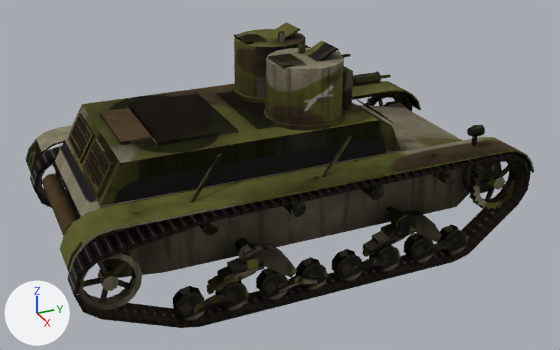
The Blender file models/7TP_dwuwiezowy_wz30/TP7_DW.blend, before and after one commit.
Before and after are seen from a 50 mm camera at (6.6, -2.92, 4.01) aimed at (0.14, -0.01, 0.78). The lights are fixed; the arrows at lower left show +X, +Y and +Z. The first picture is the older version.

Objects in the first picture: 'Chassis', 'Chenille_Droite_01', 'Chenille_Gauche_01', 'Roue_D1', 'Roue_D10', 'Roue_D3', 'Roue_D5', 'Roue_D6', 'Roue_D7', 'Roue_D9', 'Tourelle_01', 'Tourelle_02' and 6 more.
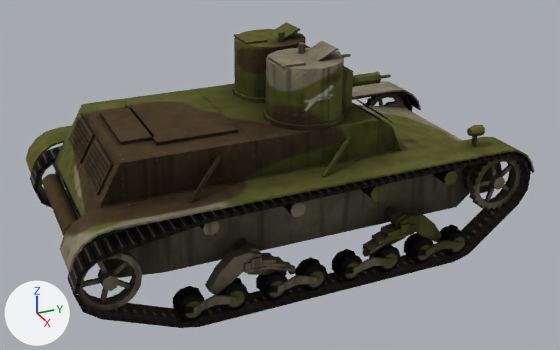
Location of each change, (x1, y1, x2, y2) in pixels of the pictures (560 x 350 px; the box of a moved part takes in the faces that stretch with it):
'Chassis', reshaped, surface changed
    both: (26, 81, 534, 314)
part 1 of me_chassis, moved or reshaped
    before: (217, 271, 257, 292)
    after: (247, 269, 287, 275)
part 2 of me_chassis, moved or reshaped
    before: (245, 258, 258, 270)
    after: (251, 257, 262, 269)
part 3 of me_chassis, moved or reshaped
    before: (207, 285, 214, 294)
    after: (288, 265, 295, 275)
part 4 of me_chassis, moved or reshaped
    before: (207, 243, 297, 291)
    after: (205, 247, 295, 295)
part 5 of me_chassis, surface changed
    both: (26, 81, 518, 314)
part 6 of me_tourelle_02, surface changed
    both: (263, 41, 353, 129)

The change, as a list of edits to the scene's bpy script:
```text
Change me_chassis:
    where me_chassis.from_pydata(...)  # 1192 vertices, 826 faces; spans x -1.2..1.2, y -2.29..2.29, z 0.14..1.51
    used by ob_chassis; location = (0.0, 0.0, 0.0)
    me_chassis part 1: the loose piece of 8 vertices spanning x 1.06..1.07, y -1.06..-0.66, z 0.23..0.42 is turned 148.7 degrees about the x axis through its middle, then moved by (0.0, 0.31, 0.0)
    me_chassis part 2: the loose piece of 8 vertices spanning x 0.99..1.14, y -0.77..-0.68, z 0.43..0.51 is moved by (0.0, 0.04, 0.0)
    me_chassis part 3: the loose piece of 8 vertices spanning x 1.04..1.09, y -1.12..-1.08, z 0.23..0.3 is moved by (0.0, 0.79, 0.0)
    me_chassis part 4: 54 of 1192 vertices moved; they spanned x 1.0..1.14, y -1.1..-0.28, z 0.22..0.58 and now span x 1.0..1.14, y -1.13..-0.31, z 0.22..0.58; mean shift (0.0, 0.02, 0.0); largest move (1.01, -0.28, 0.28) -> (1.01, -1.13, 0.28)
    me_chassis part 5: texture (UV) coordinates of 792 of 826 faces, centred in x -1.2..1.2, y -2.28..2.28, z 0.16..1.51, changed; they spanned u 0.0..0.99, v 0.0..1.0 and now span u 0.0..1.0, v 0.0..1.0
Change me_tourelle_02:
    where me_tourelle_02.from_pydata(...)  # 116 vertices, 88 faces; spans x -0.385..0.385, y -0.385..0.395, z 0.0..0.66
    used by ob_tourelle_02; parent = ob_chassis; location = (0.4, 0.12, 1.477)
    me_tourelle_02 part 6: texture (UV) coordinates of 49 of 88 faces, centred in x -0.37..0.366, y -0.37..0.37, z 0.02..0.653, changed; they spanned u 0.13..0.99, v 0.0..0.98 and now span u 0.0..0.99, v 0.0..0.99
```
